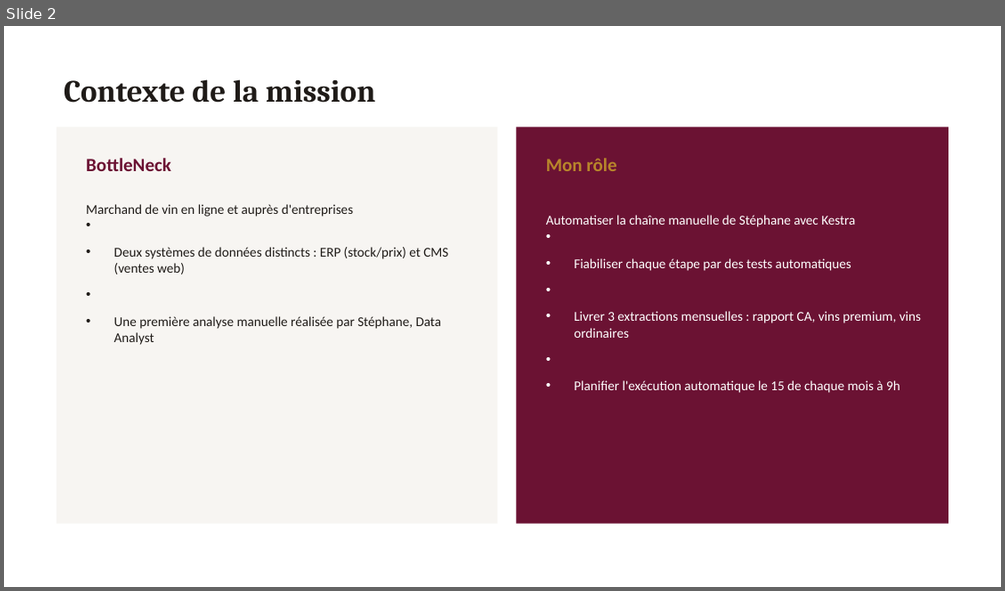
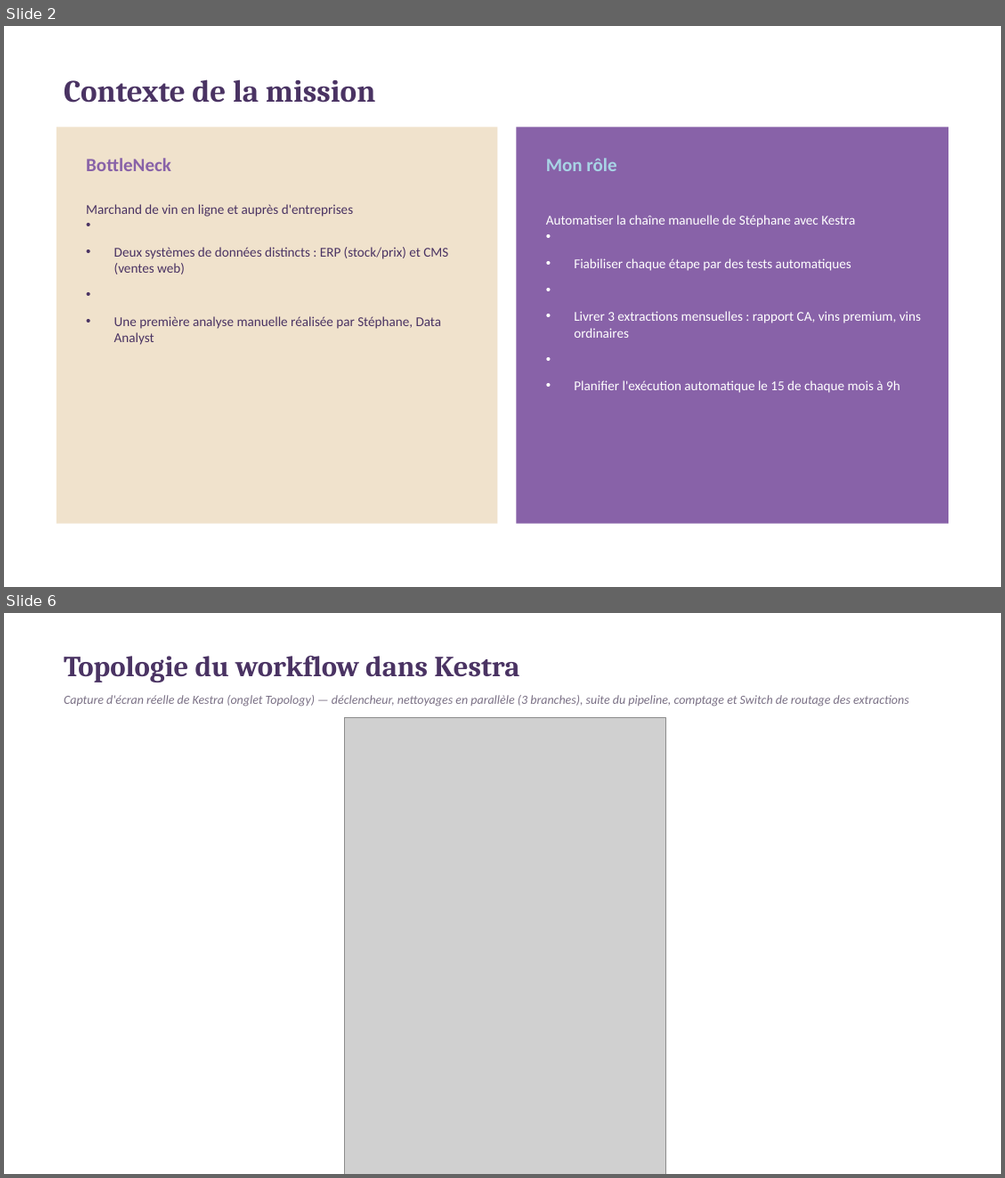
Before and after one commit to dorrazch-hue/bottleneck-data-pipeline, a slide deck: bottleneck_presentation.pptx. Shown one above the other, each under a label of ours: slide 2 before the commit, slides 2 and 6 after it; the slides between them are not shown. The pictures are 1005x591 and 1005x1178 pixels, drawn with LibreOffice and Linux fonts; fonts in the diff are those of the drawing; grey boxes stand for pictures. Boxes give left, top, right and bottom in pixels: in the first picture for what was removed or moved away, otherwise in the second. Text is boxed around its words. In the diff, an @@ line names an element or a change of style, - is before the commit and + after.

Commit message:
Presentation: nouvelles captures reelles (parallelisation + Switch)

```diff
--- a/bottleneck_presentation.pptx
+++ b/bottleneck_presentation.pptx
@@ slide 6 added at [4,613,1001,1174], background #FFFFFF @@
@@ text added at [64,656,519,682], 28 pt, text #4A3363, bold @@
+Topologie du workflow dans Kestra
@@ text added at [64,695,909,706], 12 pt, text #7A7085, italic @@
+Capture d'écran réelle de Kestra (onglet Topology) — déclencheur, nettoyages en parallèle (3 branches), suite du pipeline, comptage et Switch de routage des extractions
@@ picture added at [344,718,666,1174] @@
@@ slide 2 changed as well @@
@@ text "Contexte de la mission" at [64,79,375,103]: text colour #1F1B18 to #4A3363 @@
@@ rectangle at [57,127,498,524]: fill #F7F5F2 to #F0E2CC @@
@@ rectangle at [517,127,948,524]: fill #6B1233 to #8862A8 @@
@@ text "BottleNeck" at [86,158,171,171]: text colour #6B1233 to #8862A8 @@
@@ text "Mon rôle" at [546,158,616,171]: text colour #B8862B to #A8D4E5 @@
@@ text "Marchand de vin en ligne ..." at [86,204,448,345]: text colour #1F1B18 to #4A3363 @@
```
Also in this commit, not shown: 6 other slides changed, 3 other slides added, 2 slides removed.
